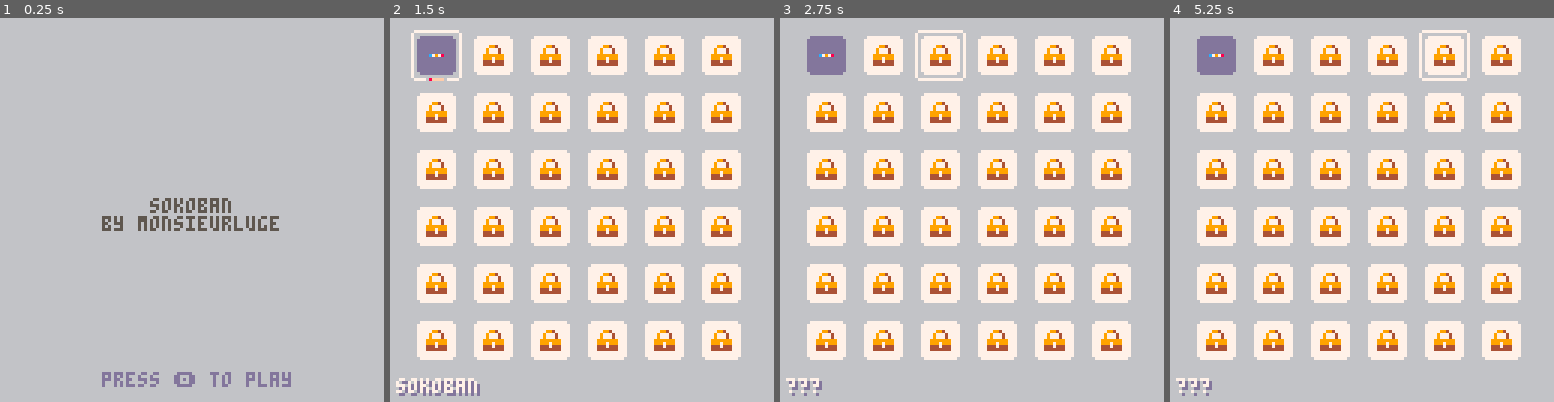
Above: before the commit, frames 1-4 (left to right).
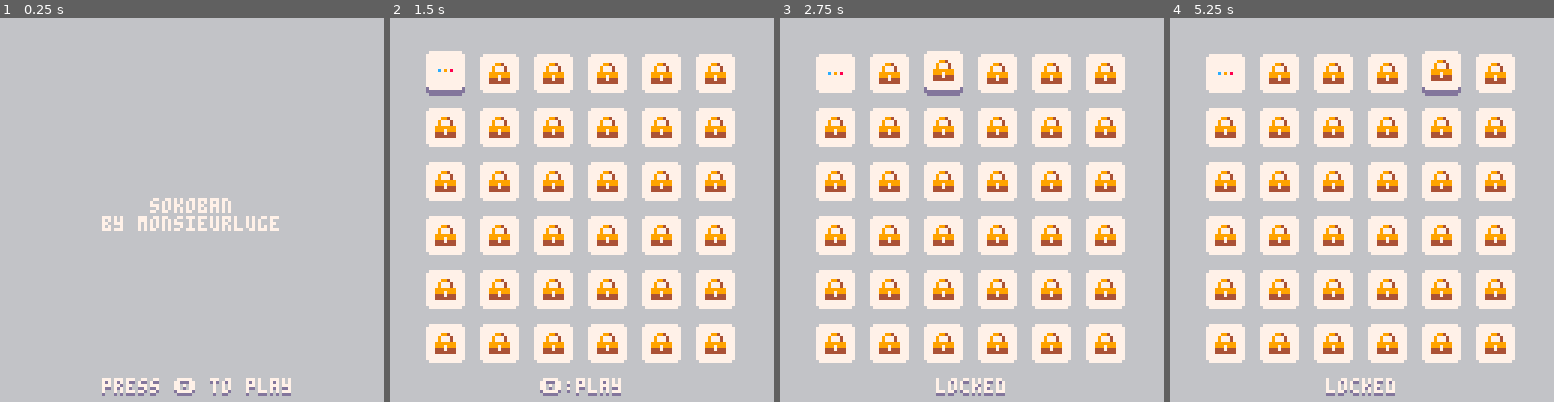
Above: after the commit, the same moments.

Repository: monsieurluge/pico8
Game: PICO-8 cartridge sokoban.p8
The game is run twice, just before and just after one commit, with the same random seed, the same clock (stepped at 60 frames per second) and the same inputs.
Inputs:
- Up to frame 1 (0.25 s): no input
- Up to frame 2 (1.5 s): tap X (X key) at 0.33, 1.07 s; tap O (Z key) at 0.7 s
- Up to frame 3 (2.75 s): hold Right 1.6-2.1 s; tap O (Z key) at 1.7, 2.1, 2.5 s; tap X (X key) at 1.85 s; hold Up 2.15-2.42 s; hold Right from 2.47 s (still down)
- Up to frame 4 (5.25 s): tap O (Z key) every 0.4 s from 2.9 to 4.9 s; tap X (X key) at 2.97, 4.08, 5.2 s; release Right at 3.03 s; hold Left 3.08-3.58 s; hold Down 3.63-3.97 s; hold Right 4.02-4.68 s; hold Up 4.73-5.03 s; hold Left from 5.08 s (still down)

The runs differ from the first frame. In frame 1, 2.9% of the frame differs, in the area x 26-76%, y 46-99%; in frame 2, 37%, in the area x 1-92%, y 3-99%; in frame 3, 37%; in frame 4, 37%.

Commit message:
sokoban: display the key shortcuts

Diff:
--- a/sokoban.p8
+++ b/sokoban.p8
@@ -5,42 +5,42 @@
 -- by monsieurluge
 
 stages={
- {x=0,y=11,w=7,h=3,lvl=1,name="sokoban",lock=false},
- {x=0,y=17,w=9,h=7,lvl=2,name="the start",lock=true},
- {x=0,y=25,w=9,h=7,lvl=5,name="wtf?",lock=true},
- {x=11,y=4,w=9,h=9,lvl=2,name="ez",lock=true},
- {x=11,y=0,w=5,h=3,lvl=1,name="filler",lock=true},
- {x=11,y=0,w=5,h=3,lvl=1,name="filler",lock=true},
- {x=11,y=0,w=5,h=3,lvl=1,name="filler",lock=true},
- {x=10,y=14,w=7,h=7,lvl=3,name="squared",lock=true},
- {x=11,y=0,w=5,h=3,lvl=1,name="filler",lock=true},
- {x=11,y=0,w=5,h=3,lvl=1,name="filler",lock=true},
- {x=11,y=0,w=5,h=3,lvl=1,name="filler",lock=true},
- {x=11,y=0,w=5,h=3,lvl=1,name="filler",lock=true},
- {x=11,y=0,w=5,h=3,lvl=1,name="filler",lock=true},
- {x=11,y=0,w=5,h=3,lvl=1,name="filler",lock=true},
- {x=11,y=0,w=5,h=3,lvl=1,name="filler",lock=true},
- {x=11,y=0,w=5,h=3,lvl=1,name="filler",lock=true},
- {x=11,y=0,w=5,h=3,lvl=1,name="filler",lock=true},
- {x=11,y=0,w=5,h=3,lvl=1,name="filler",lock=true},
- {x=11,y=0,w=5,h=3,lvl=1,name="filler",lock=true},
- {x=11,y=0,w=5,h=3,lvl=1,name="filler",lock=true},
- {x=11,y=0,w=5,h=3,lvl=1,name="filler",lock=true},
- {x=11,y=0,w=5,h=3,lvl=1,name="filler",lock=true},
- {x=11,y=0,w=5,h=3,lvl=1,name="filler",lock=true},
- {x=11,y=0,w=5,h=3,lvl=1,name="filler",lock=true},
- {x=11,y=0,w=5,h=3,lvl=1,name="filler",lock=true},
- {x=11,y=0,w=5,h=3,lvl=1,name="filler",lock=true},
- {x=11,y=0,w=5,h=3,lvl=1,name="filler",lock=true},
- {x=11,y=0,w=5,h=3,lvl=1,name="filler",lock=true},
- {x=11,y=0,w=5,h=3,lvl=1,name="filler",lock=true},
- {x=11,y=0,w=5,h=3,lvl=1,name="filler",lock=true},
- {x=11,y=0,w=5,h=3,lvl=1,name="filler",lock=true},
- {x=11,y=0,w=5,h=3,lvl=1,name="filler",lock=true},
- {x=11,y=0,w=5,h=3,lvl=1,name="filler",lock=true},
- {x=11,y=0,w=5,h=3,lvl=1,name="filler",lock=true},
- {x=11,y=0,w=5,h=3,lvl=1,name="filler",lock=true},
- {x=11,y=0,w=5,h=3,lvl=1,name="filler",lock=true},
+ {x=0,y=11,w=7,h=3,name="sokoban",lock=false},
+ {x=0,y=17,w=9,h=7,name="the start",lock=true},
+ {x=0,y=25,w=9,h=7,name="wtf?",lock=true},
+ {x=11,y=4,w=9,h=9,name="ez",lock=true},
+ {x=11,y=0,w=5,h=3,name="filler",lock=true},
+ {x=11,y=0,w=5,h=3,name="filler",lock=true},
+ {x=11,y=0,w=5,h=3,name="filler",lock=true},
+ {x=10,y=14,w=7,h=7,name="squared",lock=true},
+ {x=11,y=0,w=5,h=3,name="filler",lock=true},
+ {x=11,y=0,w=5,h=3,name="filler",lock=true},
+ {x=11,y=0,w=5,h=3,name="filler",lock=true},
+ {x=11,y=0,w=5,h=3,name="filler",lock=true},
+ {x=11,y=0,w=5,h=3,name="filler",lock=true},
+ {x=11,y=0,w=5,h=3,name="filler",lock=true},
+ {x=11,y=0,w=5,h=3,name="filler",lock=true},
+ {x=11,y=0,w=5,h=3,name="filler",lock=true},
+ {x=11,y=0,w=5,h=3,name="filler",lock=true},
+ {x=11,y=0,w=5,h=3,name="filler",lock=true},
+ {x=11,y=0,w=5,h=3,name="filler",lock=true},
+ {x=11,y=0,w=5,h=3,name="filler",lock=true},
+ {x=11,y=0,w=5,h=3,name="filler",lock=true},
+ {x=11,y=0,w=5,h=3,name="filler",lock=true},
+ {x=11,y=0,w=5,h=3,name="filler",lock=true},
+ {x=11,y=0,w=5,h=3,name="filler",lock=true},
+ {x=11,y=0,w=5,h=3,name="filler",lock=true},
+ {x=11,y=0,w=5,h=3,name="filler",lock=true},
+ {x=11,y=0,w=5,h=3,name="filler",lock=true},
+ {x=11,y=0,w=5,h=3,name="filler",lock=true},
+ {x=11,y=0,w=5,h=3,name="filler",lock=true},
+ {x=11,y=0,w=5,h=3,name="filler",lock=true},
+ {x=11,y=0,w=5,h=3,name="filler",lock=true},
+ {x=11,y=0,w=5,h=3,name="filler",lock=true},
+ {x=11,y=0,w=5,h=3,name="filler",lock=true},
+ {x=11,y=0,w=5,h=3,name="filler",lock=true},
+ {x=11,y=0,w=5,h=3,name="filler",lock=true},
+ {x=11,y=0,w=5,h=3,name="filler",lock=true},
 }
 
 function _init()
@@ -250,14 +250,13 @@
 
 function _draw()
  _drw()
-	print_debug()
 end
 
 function drw_intro()
  cls(6)
- printc("sokoban",60,5)
- printc("by monsieurluge",66,5)
- printc("press 🅾️ to play",118,13)
+ printc("sokoban",60,7)
+ printc("by monsieurluge",66,7)
+ print_bottom("press 🅾️ to play",34)
 end
 
 function drw_game()
@@ -284,12 +283,19 @@
  local oy=offset.y
  local sw=stage.w
  local sh=stage.h
- rectfill(ox,oy,ox+8*sw-1,oy+8*sh-1,5)
+ rectfill(
+  ox,
+  oy,
+  ox+8*sw-1,
+  oy+8*sh-1,
+  7
+ )
  map(0,0,ox,oy,sw,sh)
 end
 
 function draw_ui()
- print_info(stage.name)
+ print_top(stage.name)
+ print_bottom("❎:exit",50)
  if stage.goal==0 then
   print("done!",2,2)
  end
@@ -299,18 +305,15 @@
  local s=stages[selection.nb]
  local x=selection.x
  local y=selection.y
- local dx=19*x-12
- local dy=19*y-15
- sspr(64,0,16,16,dx,dy,17,17)
+ local dx=18*x-6
+ local dy=18*y-5
+ pal(7,13)
+ sspr(48,0,13,14,dx,dy,13,14)
+ pal()
  if s.lock then
-  print_info("???")
+  print_bottom("locked",52)
  else
-  rectfill(dx+5,dy+15,dx+11,dy+17,6)
-  line(dx+6,dy+16,dx+10,dy+16,15)
-  for i=1,s.lvl do
-   pset(dx+5+i,dy+16,8)
-  end
-  print_info(s.name)
+  print_bottom("🅾️:play",50)
  end
 end
 
@@ -318,16 +321,12 @@
 	local s=stages[nb]
  local x=(nb-1)%6+1
  local y=flr((nb-1)/6)+1
- local dx=19*x-10
- local dy=19*y-13
+ local dx=18*x-6
+ local dy=18*y-6
+ if (nb==selection.nb) dy-=1
+ sspr(48,0,13,14,dx,dy,13,14)
  if s.lock then
-  sspr(48,0,13,14,dx,dy,13,14)
   spr(38,dx+3,dy+3)
-  return
- else
-  pal(7,13)
-  sspr(48,0,13,14,dx,dy,13,14)
-  pal()
  end
  if s.done then
   spr(39,dx+11,dy-1)
@@ -338,14 +337,17 @@
 end
 
 function draw_stage_mini(s,dx,dy)
+ pal(13,7) -- wall set to white
  for x=0,s.w-1 do
   for y=0,s.h-1 do
-   local clr=s.mini[x][y]
-   local px=x+dx+flr((9-s.w)/2)+2
-   local py=y+dy+flr((9-s.h)/2)+2
-   pset(px,py,clr)
+   pset(
+    x+dx+flr((9-s.w)/2)+2,
+    y+dy+flr((9-s.h)/2)+2,
+    s.mini[x][y]
+   )
   end
  end
+ pal()
 end
 
 function printc(txt,y,clr)
@@ -353,17 +355,14 @@
  print(txt,x,y,clr)
 end
 
-function print_debug()
- for i=1,#debug do
-  local txt=debug[i]
-  rectfill(1,i*8-4,#txt*3+6,i*8+2,2)
-  print(txt,2,i*8-3,15)
- end
-end
-
-function print_info(txt)
- print(txt,3,121,13)
- print(txt,2,120,7)
+function print_bottom(txt,x)
+ print(txt,x,121,13)
+ print(txt,x,120,7)
+end
+
+function print_top(txt)
+ printc(txt,3,13)
+ printc(txt,2,7)
 end
 
 
@@ -533,40 +532,40 @@
 0080040602000000000000000000000001010101010100000000000000000000010101010101000000000000000000000101010100000000000000000000000000000000000000000000000000000000000000000000000000000000000000000000000000000000000000000000000000000000000000000000000000000000
 0000000000000000000000000000000000000000000000000000000000000000000000000000000000000000000000000000000000000000000000000000000000000000000000000000000000000000000000000000000000000000000000000000000000000000000000000000000000000000000000000000000000000000
 __map__
-0404040404040404040404213131312100000000000000000000000000000000000000000000000000000000000000000000000000000000000000000000000000000000000000000000000000000000000000000000000000000000000000000000000000000000000000000000000000000000000000000000000000000000
-0404040404040404040404220402012000000000000000000000000000000000000000000000000000000000000000000000000000000000000000000000000000000000000000000000000000000000000000000000000000000000000000000000000000000000000000000000000000000000000000000000000000000000
-0404040404040404040404211111112100000000000000000000000000000000000000000000000000000000000000000000000000000000000000000000000000000000000000000000000000000000000000000000000000000000000000000000000000000000000000000000000000000000000000000000000000000000
+0404040404040404040404213131312100373737373737000000000000000000000000000000000000000000000000000000000000000000000000000000000000000000000000000000000000000000000000000000000000000000000000000000000000000000000000000000000000000000000000000000000000000000
+0404040404040404040404220402012000370103050437000000000000000000000000000000000000000000000000000000000000000000000000000000000000000000000000000000000000000000000000000000000000000000000000000000000000000000000000000000000000000000000000000000000000000000
+0404040404040404040404351111113600373737373737000000000000000000000000000000000000000000000000000000000000000000000000000000000000000000000000000000000000000000000000000000000000000000000000000000000000000000000000000000000000000000000000000000000000000000
 0404040404040404040404000000000000000000000000000000000000000000000000000000000000000000000000000000000000000000000000000000000000000000000000000000000000000000000000000000000000000000000000000000000000000000000000000000000000000000000000000000000000000000
 0404040404040404040404213131313131313121000000000000000000000000000000000000000000000000000000000000000000000000000000000000000000000000000000000000000000000000000000000000000000000000000000000000000000000000000000000000000000000000000000000000000000000000
 0404040404040404040404220102000000000420000000000000000000000000000000000000000000000000000000000000000000000000000000000000000000000000000000000000000000000000000000000000000000000000000000000000000000000000000000000000000000000000000000000000000000000000
-0404040404040404040404220010120010111121000000000000000000000000000000000000000000000000000000000000000000000000000000000000000000000000000000000000000000000000000000000000000000000000000000000000000000000000000000000000000000000000000000000000000000000000
+0404040404040404040404220010120010111136000000000000000000000000000000000000000000000000000000000000000000000000000000000000000000000000000000000000000000000000000000000000000000000000000000000000000000000000000000000000000000000000000000000000000000000000
 0404040404040404040404220030320020212121000000000000000000000000000000000000000000000000000000000000000000000000000000000000000000000000000000000000000000000000000000000000000000000000000000000000000000000000000000000000000000000000000000000000000000000000
 0404040404040404040404220202000020212121000000000000000000000000000000000000000000000000000000000000000000000000000000000000000000000000000000000000000000000000000000000000000000000000000000000000000000000000000000000000000000000000000000000000000000000000
-0404040404040404040404220010111121212121000000000000000000000000000000000000000000000000000000000000000000000000000000000000000000000000000000000000000000000000000000000000000000000000000000000000000000000000000000000000000000000000000000000000000000000000
+0404040404040404040404220010111136212121000000000000000000000000000000000000000000000000000000000000000000000000000000000000000000000000000000000000000000000000000000000000000000000000000000000000000000000000000000000000000000000000000000000000000000000000
 0404040404040404040404220420212121212121000000000000000000000000000000000000000000000000000000000000000000000000000000000000000000000000000000000000000000000000000000000000000000000000000000000000000000000000000000000000000000000000000000000000000000000000
 2131313131312100000000220420212121212121000000000000000000000000000000000000000000000000000000000000000000000000000000000000000000000000000000000000000000000000000000000000000000000000000000000000000000000000000000000000000000000000000000000000000000000000
-2201000200042000000000211121212121212121000000000000000000000000000000000000000000000000000000000000000000000000000000000000000000000000000000000000000000000000000000000000000000000000000000000000000000000000000000000000000000000000000000000000000000000000
-2111111111112100000000000000000000000000000000000000000000000000000000000000000000000000000000000000000000000000000000000000000000000000000000000000000000000000000000000000000000000000000000000000000000000000000000000000000000000000000000000000000000000000
+2201000200042000000000351136212121212121000000000000000000000000000000000000000000000000000000000000000000000000000000000000000000000000000000000000000000000000000000000000000000000000000000000000000000000000000000000000000000000000000000000000000000000000
+3511111111113600000000000000000000000000000000000000000000000000000000000000000000000000000000000000000000000000000000000000000000000000000000000000000000000000000000000000000000000000000000000000000000000000000000000000000000000000000000000000000000000000
 0000000000000000000021313131313121000000000000000000000000000000000000000000000000000000000000000000000000000000000000000000000000000000000000000000000000000000000000000000000000000000000000000000000000000000000000000000000000000000000000000000000000000000
 0000000000000000000022000004000020000000000000000000000000000000000000000000000000000000000000000000000000000000000000000000000000000000000000000000000000000000000000000000000000000000000000000000000000000000000000000000000000000000000000000000000000000000
 0000000000000000000022002402240220000000000000000000000000000000000000000000000000000000000000000000000000000000000000000000000000000000000000000000000000000000000000000000000000000000000000000000000000000000000000000000000000000000000000000000000000000000
 2121213131212121210022040102000420000000000000000000000000000000000000000000000000000000000000000000000000000000000000000000000000000000000000000000000000000000000000000000000000000000000000000000000000000000000000000000000000000000000000000000000000000000
 2131320000202121210022022400240020000000000000000000000000000000000000000000000000000000000000000000000000000000000000000000000000000000000000000000000000000000000000000000000000000000000000000000000000000000000000000000000000000000000000000000000000000000
 2200000000203131210022000004000020000000000000000000000000000000000000000000000000000000000000000000000000000000000000000000000000000000000000000000000000000000000000000000000000000000000000000000000000000000000000000000000000000000000000000000000000000000
-2200000200330404200021111111111121000000000000000000000000000000000000000000000000000000000000000000000000000000000000000000000000000000000000000000000000000000000000000000000000000000000000000000000000000000000000000000000000000000000000000000000000000000
-2112000200020403200000000000000000000000000000000000000000000000000000000000000000000000000000000000000000000000000000000000000000000000000000000000000000000000000000000000000000000000000000000000000000000000000000000000000000000000000000000000000000000000
+2200000200330404200035111111111136000000000000000000000000000000000000000000000000000000000000000000000000000000000000000000000000000000000000000000000000000000000000000000000000000000000000000000000000000000000000000000000000000000000000000000000000000000
+3512000200020403200000000000000000000000000000000000000000000000000000000000000000000000000000000000000000000000000000000000000000000000000000000000000000000000000000000000000000000000000000000000000000000000000000000000000000000000000000000000000000000000
 2122000113000000200000000000000000000000000000000000000000000000000000000000000000000000000000000000000000000000000000000000000000000000000000000000000000000000000000000000000000000000000000000000000000000000000000000000000000000000000000000000000000000000
-2121111121111111210000000000000000000000000000000000000000000000000000000000000000000000000000000000000000000000000000000000000000000000000000000000000000000000000000000000000000000000000000000000000000000000000000000000000000000000000000000000000000000000
+2135111134111111360000000000000000000000000000000000000000000000000000000000000000000000000000000000000000000000000000000000000000000000000000000000000000000000000000000000000000000000000000000000000000000000000000000000000000000000000000000000000000000000
 0000000000000000000000000000000000000000000000000000000000000000000000000000000000000000000000000000000000000000000000000000000000000000000000000000000000000000000000000000000000000000000000000000000000000000000000000000000000000000000000000000000000000000
 2121212131313131210000000000000000000000000000000000000000000000000000000000000000000000000000000000000000000000000000000000000000000000000000000000000000000000000000000000000000000000000000000000000000000000000000000000000000000000000000000000000000000000
 2131313200000000200000000000000000000000000000000000000000000000000000000000000000000000000000000000000000000000000000000000000000000000000000000000000000000000000000000000000000000000000000000000000000000000000000000000000000000000000000000000000000000000
 2200000204021300200000000000000000000000000000000000000000000000000000000000000000000000000000000000000000000000000000000000000000000000000000000000000000000000000000000000000000000000000000000000000000000000000000000000000000000000000000000000000000000000
 2200130401043300200000000000000000000000000000000000000000000000000000000000000000000000000000000000000000000000000000000000000000000000000000000000000000000000000000000000000000000000000000000000000000000000000000000000000000000000000000000000000000000000
 2200330204020000200000000000000000000000000000000000000000000000000000000000000000000000000000000000000000000000000000000000000000000000000000000000000000000000000000000000000000000000000000000000000000000000000000000000000000000000000000000000000000000000
-2200000000101111210000000000000000000000000000000000000000000000000000000000000000000000000000000000000000000000000000000000000000000000000000000000000000000000000000000000000000000000000000000000000000000000000000000000000000000000000000000000000000000000
-2111111111212121210000000000000000000000000000000000000000000000000000000000000000000000000000000000000000000000000000000000000000000000000000000000000000000000000000000000000000000000000000000000000000000000000000000000000000000000000000000000000000000000
-…(5 lines of a section not shown)…
+2200000000101111360000000000000000000000000000000000000000000000000000000000000000000000000000000000000000000000000000000000000000000000000000000000000000000000000000000000000000000000000000000000000000000000000000000000000000000000000000000000000000000000
+3511111111362121210000000000000000000000000000000000000000000000000000000000000000000000000000000000000000000000000000000000000000000000000000000000000000000000000000000000000000000000000000000000000000000000000000000000000000000000000000000000000000000000
+…(5 lines of a section not shown)…
Not shown, changed: 32 lines of the sprite sheet (__gfx__) section of sokoban.p8
